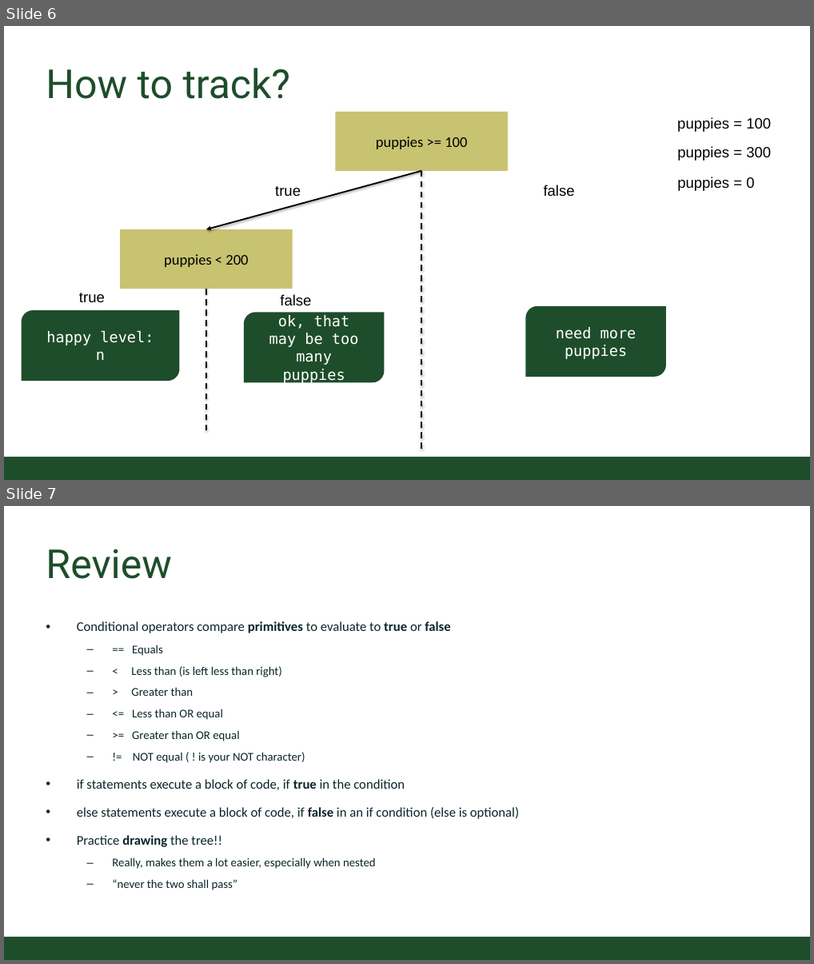
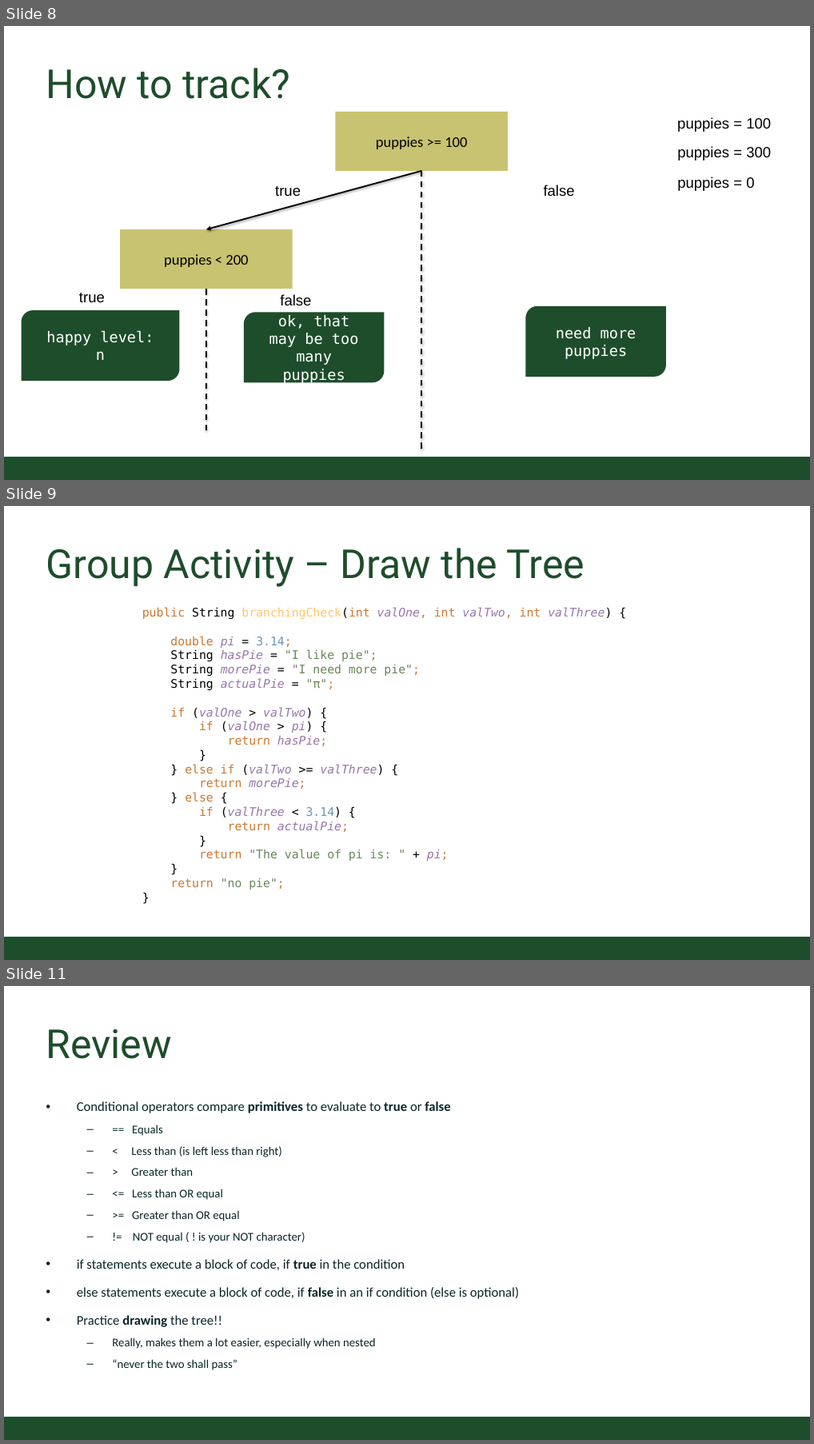
Before and after one commit to CSU-CompSci-CS163-4/Handouts, a slide deck: slides/On-Campus/03_01_Branching.pptx. Shown one above the other, each under a label of ours: slides 6 and 7 before the commit, slides 8, 9 and 11 after it; the slides between them are not shown. The pictures are 814x964 and 814x1444 pixels, drawn with LibreOffice and Linux fonts; fonts in the diff are those of the drawing; background and template pictures are left out. Boxes give left, top, right and bottom in pixels: in the first picture for what was removed or moved away, otherwise in the second. Text is boxed around its words. In the diff, an @@ line names an element or a change of style, - is before the commit and + after.

```diff
--- a/slides/On-Campus/03_01_Branching.pptx
+++ b/slides/On-Campus/03_01_Branching.pptx
@@ slide 9 added at bbox=[4, 506, 810, 960], background #FFFFFF; not listed: 1 template element that a slide beside it also shows @@
@@ title added at bbox=[46, 548, 586, 587], 54 pt, text #1E4D2B @@
+Group Activity – Draw the Tree
@@ text added at bbox=[142, 607, 612, 889], 16 pt, text #9876AA @@
+public String branchingCheck(int valOne, int valTwo, int valThree) {
+double pi = 3.14;
+String hasPie = "I like pie";
+String morePie = "I need more pie";
+String actualPie = "π";
+if (valOne > valTwo) {
+if (valOne > pi) {
+return hasPie;
+}
+} else if (valTwo >= valThree) {
+return morePie;
+} else {
+if (valThree < 3.14) {
+return actualPie;
+}
+return "The value of pi is: " + pi;
+}
+return "no pie";
+}
@@ what was slide 6 is now slide 8 @@
@@ what was slide 7 is now slide 11 @@
```
Also in this commit, not shown: 3 other slides added, 1 other file.
